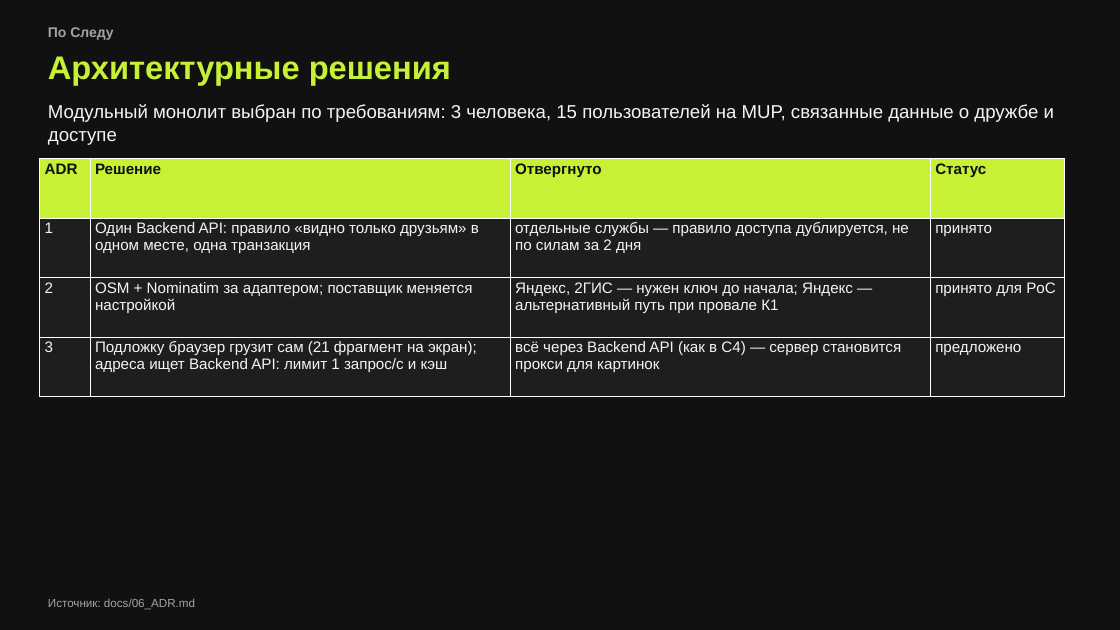
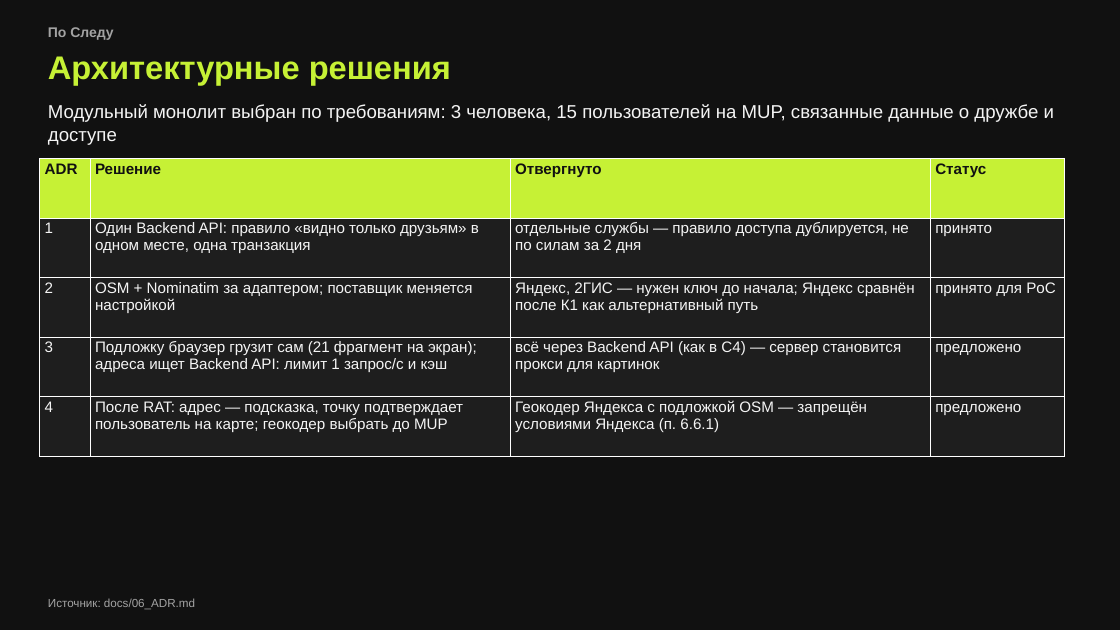
Before and after one commit to KAKBE/social_network, a slide deck: slide 5 of presentation/ПоСледу_RAT-PoC.pptx. Drawn at 1120x630 pixels with LibreOffice and Linux fonts; fonts in the diff are those of the drawing. Boxes give left, top, right and bottom in pixels: in the first picture for what was removed or moved away, otherwise in the second. Text is boxed around its words. In the diff, an @@ line names an element or a change of style, - is before the commit and + after.

```diff
--- a/presentation/ПоСледу_RAT-PoC.pptx
+++ b/presentation/ПоСледу_RAT-PoC.pptx
@@ table at <box>39,159,1065,456</box> @@
-row 3, column 3: Яндекс, 2ГИС — нужен ключ до начала; Яндекс — альтернативный путь при провале К1
+row 3, column 3: Яндекс, 2ГИС — нужен ключ до начала; Яндекс сравнён после К1 как альтернативный путь
+row 5: 4 | После RAT: адрес — подсказка, точку подтверждает пользователь на карте; геокодер выбрать до MUP | Геокодер Яндекса с подложкой OSM — запрещён условиями Яндекса (п. 6.6.1) | предложено
```
Also in this commit, not shown: 5 other slides changed, 1 slide added, 6 other files.
